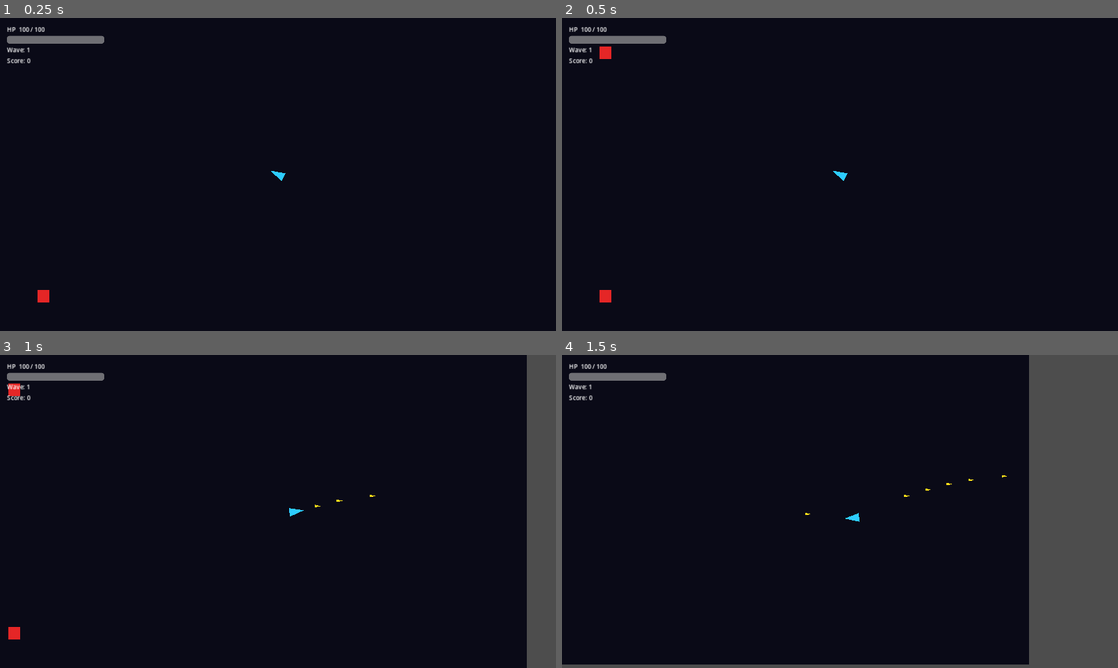
Above: before the commit, frames 1-4 (two rows, left to right).
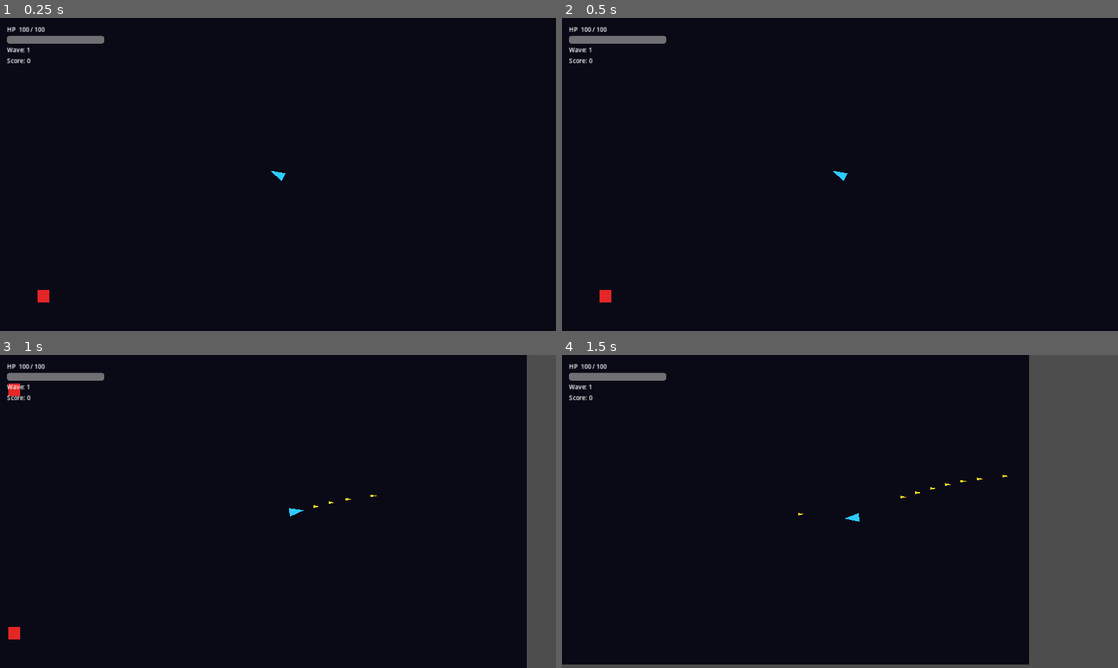
Above: after the commit, the same moments.

Repository: woodbase/Xeno-breach
Game: Godot game, scene res://scenes/levels/test_level.tscn
The game is run twice, just before and just after one commit, with the same random seed, the same clock (stepped at 60 frames per second) and the same inputs.
Inputs (mouse positions are in pixels of both pictures, inside the frame that each line leads up to):
- Up to frame 1 (0.25 s): no input
- Up to frame 2 (0.5 s): no input
- Up to frame 3 (1 s): move the mouse to (400, 495) at 0.52 s; press the mouse at (400, 495) at 0.53 s; hold D (move_right) from 0.53 s (still down)
- Up to frame 4 (1.5 s): move the mouse to (728, 527) at 1.27 s; release D (move_right) at 1.28 s; release the mouse at (728, 527) at 1.28 s; hold S (move_down) from 1.28 s (still down); click (728, 527) at 1.35 s

Frame 1 is identical in both runs. In frame 2, less than 0.1% of the frame differs, in the area x 6-9%, y 9-14%; in frame 3, less than 0.1%; in frame 4, less than 0.1%.

Commit message:
Add striker enemy and pulse carbine weapon variants

Diff:
--- a/data/waves/wave_01.tres
+++ b/data/waves/wave_01.tres
@@ -4,6 +4,6 @@
 
 [resource]
 script = ExtResource("1_wave")
-wave_name = "Scout Breach"
-enemy_count = 5
-spawn_delay = 0.4
+wave_name = "Staggered Warmup"
+enemy_count = 4
+spawn_delay = 0.75
--- a/data/waves/wave_02.tres
+++ b/data/waves/wave_02.tres
@@ -4,6 +4,6 @@
 
 [resource]
 script = ExtResource("1_wave")
-wave_name = "Pressure Spike"
+wave_name = "Flank Pressure"
 enemy_count = 7
-spawn_delay = 0.3
+spawn_delay = 0.45
--- a/data/waves/wave_03.tres
+++ b/data/waves/wave_03.tres
@@ -4,6 +4,6 @@
 
 [resource]
 script = ExtResource("1_wave")
-wave_name = "Overrun"
-enemy_count = 9
-spawn_delay = 0.22
+wave_name = "Rush Window"
+enemy_count = 10
+spawn_delay = 0.2
--- /dev/null
+++ b/data/waves/wave_04.tres
@@ -0,0 +1,11 @@
+[gd_resource type="Resource" script_class="WaveData" load_steps=3 format=3]
+
+[ext_resource type="Script" path="res://scripts/data/wave_data.gd" id="1_wave"]
+[ext_resource type="PackedScene" path="res://scenes/enemies/enemy_striker.tscn" id="2_striker"]
+
+[resource]
+script = ExtResource("1_wave")
+wave_name = "Attrition Line"
+enemy_count = 12
+spawn_delay = 0.32
+enemy_scene = ExtResource("2_striker")
--- /dev/null
+++ b/data/waves/wave_05.tres
@@ -0,0 +1,11 @@
+[gd_resource type="Resource" script_class="WaveData" load_steps=3 format=3]
+
+[ext_resource type="Script" path="res://scripts/data/wave_data.gd" id="1_wave"]
+[ext_resource type="PackedScene" path="res://scenes/enemies/enemy_striker.tscn" id="2_striker"]
+
+[resource]
+script = ExtResource("1_wave")
+wave_name = "Final Swarm"
+enemy_count = 16
+spawn_delay = 0.12
+enemy_scene = ExtResource("2_striker")
--- /dev/null
+++ b/scenes/enemies/enemy_striker.tscn
@@ -0,0 +1,32 @@
+[gd_scene load_steps=5 format=3]
+
+[ext_resource type="Script" path="res://scripts/ai/enemy_base.gd" id="1_enemy"]
+[ext_resource type="Script" path="res://scripts/core/health_component.gd" id="2_health"]
+[ext_resource type="PackedScene" path="res://scenes/weapons/enemy_projectile.tscn" id="3_enemy_projectile"]
+
+[sub_resource type="CapsuleShape2D" id="CapsuleShape2D_1"]
+radius = 14.0
+height = 24.0
+
+[node name="EnemyStriker" type="CharacterBody2D"]
+collision_layer = 2
+collision_mask = 6
+script = ExtResource("1_enemy")
+move_speed = 170.0
+detection_range = 360.0
+attack_range = 250.0
+damage = 8.0
+attack_cooldown = 0.55
+projectile_scene = ExtResource("3_enemy_projectile")
+projectile_speed = 420.0
+
+[node name="HealthComponent" type="Node" parent="."]
+script = ExtResource("2_health")
+max_health = 35.0
+
+[node name="CollisionShape2D" type="CollisionShape2D" parent="."]
+shape = SubResource("CapsuleShape2D_1")
+
+[node name="Body" type="Polygon2D" parent="."]
+polygon = PackedVector2Array(-12, -12, 16, -8, 14, 10, -10, 12)
+color = Color(1, 0.62, 0.2, 1)
--- a/scenes/levels/test_level.tscn
+++ b/scenes/levels/test_level.tscn
@@ -8,6 +8,8 @@
 [ext_resource type="Resource" path="res://data/waves/wave_01.tres" id="6_wave_01"]
 [ext_resource type="Resource" path="res://data/waves/wave_02.tres" id="7_wave_02"]
 [ext_resource type="Resource" path="res://data/waves/wave_03.tres" id="8_wave_03"]
+[ext_resource type="Resource" path="res://data/waves/wave_04.tres" id="9_wave_04"]
+[ext_resource type="Resource" path="res://data/waves/wave_05.tres" id="10_wave_05"]
 
 [node name="TestLevel" type="Node2D"]
 script = ExtResource("1_level")
@@ -43,11 +45,11 @@
 [node name="WaveSpawner" type="Node" parent="."]
 script = ExtResource("4_spawner")
 enemy_scene = ExtResource("5_enemy")
-total_waves = 3
+total_waves = 5
 enemies_per_wave = 5
 spawn_delay = 0.3
 between_wave_delay = 2.0
-wave_data_list = Array[WaveData]([ExtResource("6_wave_01"), ExtResource("7_wave_02"), ExtResource("8_wave_03")])
+wave_data_list = Array[WaveData]([ExtResource("6_wave_01"), ExtResource("7_wave_02"), ExtResource("8_wave_03"), ExtResource("9_wave_04"), ExtResource("10_wave_05")])
 min_spawn_distance_from_player = 250.0
 spawn_retry_count = 10
 
--- a/scenes/player/player.tscn
+++ b/scenes/player/player.tscn
@@ -2,7 +2,7 @@
 
 [ext_resource type="Script" path="res://scripts/core/player_controller.gd" id="1_player"]
 [ext_resource type="Script" path="res://scripts/core/health_component.gd" id="2_health"]
-[ext_resource type="PackedScene" path="res://scenes/weapons/base_weapon.tscn" id="3_weapon"]
+[ext_resource type="PackedScene" path="res://scenes/weapons/pulse_carbine.tscn" id="3_weapon"]
 
 [sub_resource type="CapsuleShape2D" id="CapsuleShape2D_1"]
 radius = 14.0
@@ -15,7 +15,7 @@
 move_speed = 300.0
 acceleration = 1500.0
 friction = 1200.0
-weapon_path = NodePath("WeaponMount/BasicBlaster")
+weapon_path = NodePath("WeaponMount/PulseCarbine")
 
 [node name="HealthComponent" type="Node" parent="."]
 script = ExtResource("2_health")
@@ -24,7 +24,7 @@
 
 [node name="WeaponMount" type="Node2D" parent="."]
 
-[node name="BasicBlaster" type="Node2D" parent="WeaponMount" instance=ExtResource("3_weapon")]
+[node name="PulseCarbine" type="Node2D" parent="WeaponMount" instance=ExtResource("3_weapon")]
 
 [node name="CollisionShape2D" type="CollisionShape2D" parent="."]
 shape = SubResource("CapsuleShape2D_1")
--- /dev/null
+++ b/scenes/weapons/pulse_carbine.tscn
@@ -0,0 +1,11 @@
+[gd_scene load_steps=3 format=3]
+
+[ext_resource type="Script" path="res://scripts/combat/base_weapon.gd" id="1_weapon"]
+[ext_resource type="PackedScene" path="res://scenes/weapons/projectile.tscn" id="2_proj"]
+
+[node name="PulseCarbine" type="Node2D"]
+script = ExtResource("1_weapon")
+fire_rate = 0.1
+damage = 7.0
+muzzle_offset = Vector2(30, 0)
+projectile_scene = ExtResource("2_proj")
--- a/scripts/data/wave_data.gd
+++ b/scripts/data/wave_data.gd
@@ -7,3 +7,5 @@
 @export var wave_name: String = "Wave 1"
 @export var enemy_count: int = 5
 @export var spawn_delay: float = 0.3
+
+@export var enemy_scene: PackedScene
--- a/scripts/systems/wave_spawner.gd
+++ b/scripts/systems/wave_spawner.gd
@@ -64,8 +64,10 @@
 		push_warning("WaveSpawner: no spawn_points assigned.")
 		_on_enemy_removed(false)
 		return
-	if enemy_scene == null:
-		push_warning("WaveSpawner: enemy_scene is not assigned.")
+
+	var selected_enemy_scene: PackedScene = _get_wave_enemy_scene(_current_wave)
+	if selected_enemy_scene == null:
+		push_warning("WaveSpawner: no enemy scene configured for current wave.")
 		_on_enemy_removed(false)
 		return
 
@@ -74,9 +76,9 @@
 		push_warning("WaveSpawner: failed to find valid spawn point outside safety radius.")
 		_on_enemy_removed(false)
 		return
-	var enemy: EnemyBase = enemy_scene.instantiate() as EnemyBase
+	var enemy: EnemyBase = selected_enemy_scene.instantiate() as EnemyBase
 	if enemy == null:
-		push_warning("WaveSpawner: enemy_scene root is not an EnemyBase.")
+		push_warning("WaveSpawner: selected enemy scene root is not an EnemyBase.")
 		_on_enemy_removed(false)
 		return
 
@@ -124,6 +126,14 @@
 	return spawn_delay
 
 
+func _get_wave_enemy_scene(index: int) -> PackedScene:
+	if index < wave_data_list.size():
+		var data_enemy_scene: PackedScene = wave_data_list[index].enemy_scene
+		if data_enemy_scene != null:
+			return data_enemy_scene
+	return enemy_scene
+
+
 func _select_spawn_point() -> Node2D:
 	if spawn_points.is_empty():
 		return null
--- a/tests/test_wave_spawner.gd
+++ b/tests/test_wave_spawner.gd
@@ -15,6 +15,7 @@
 	test_wave_enemy_count_negative_is_clamped()
 	test_spawn_point_respects_min_distance()
 	test_missing_spawn_point_returns_null()
+	test_wave_enemy_scene_override_uses_wave_data_scene()
 
 
 func _assert(condition: bool, name: String) -> void:
@@ -68,3 +69,17 @@
 	var spawner := WaveSpawner.new()
 	spawner.spawn_points = []
 	_assert(spawner._select_spawn_point() == null, "empty spawn list returns null")
+
+
+func test_wave_enemy_scene_override_uses_wave_data_scene() -> void:
+	var spawner := WaveSpawner.new()
+	var fallback_enemy_scene: PackedScene = load("res://scenes/enemies/enemy_base.tscn")
+	var variant_enemy_scene: PackedScene = load("res://scenes/enemies/enemy_striker.tscn")
+	spawner.enemy_scene = fallback_enemy_scene
+
+	var wave := _make_wave(4, 0.4)
+	wave.enemy_scene = variant_enemy_scene
+	spawner.wave_data_list = [wave]
+
+	_assert(spawner._get_wave_enemy_scene(0) == variant_enemy_scene, "wave-specific enemy scene overrides fallback")
+	_assert(spawner._get_wave_enemy_scene(10) == fallback_enemy_scene, "fallback enemy scene is used outside wave_data_list")
Not shown: 1 places in scenes/levels/test_level.tscn that only renumber resources
Not shown, changed: README.md
